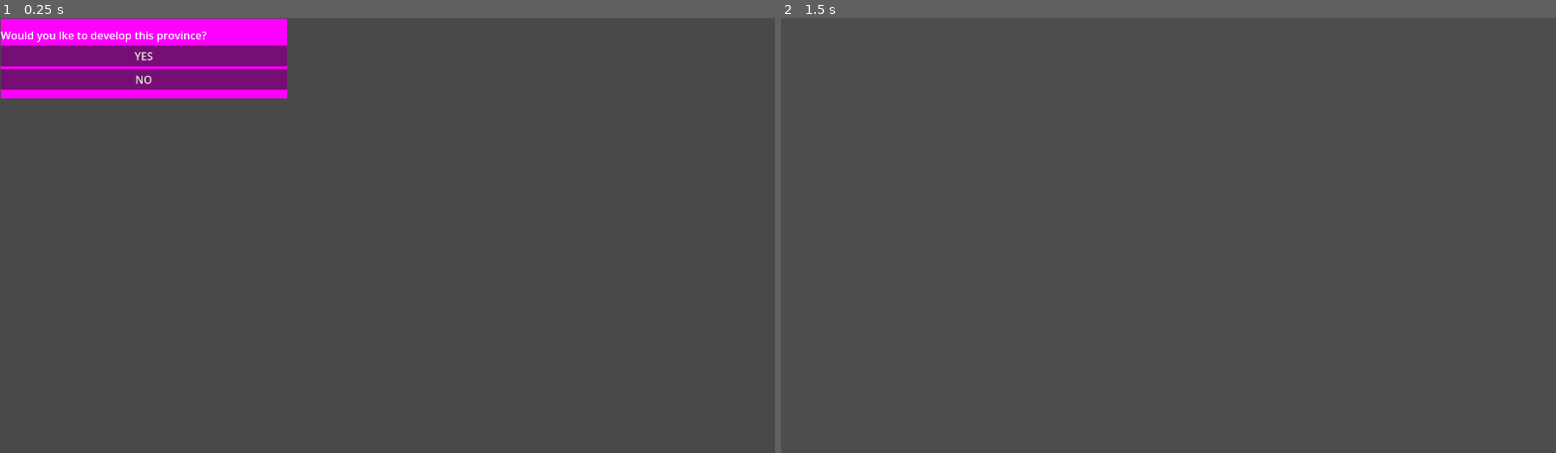
Above: before the commit, frames 1-2 (left to right).
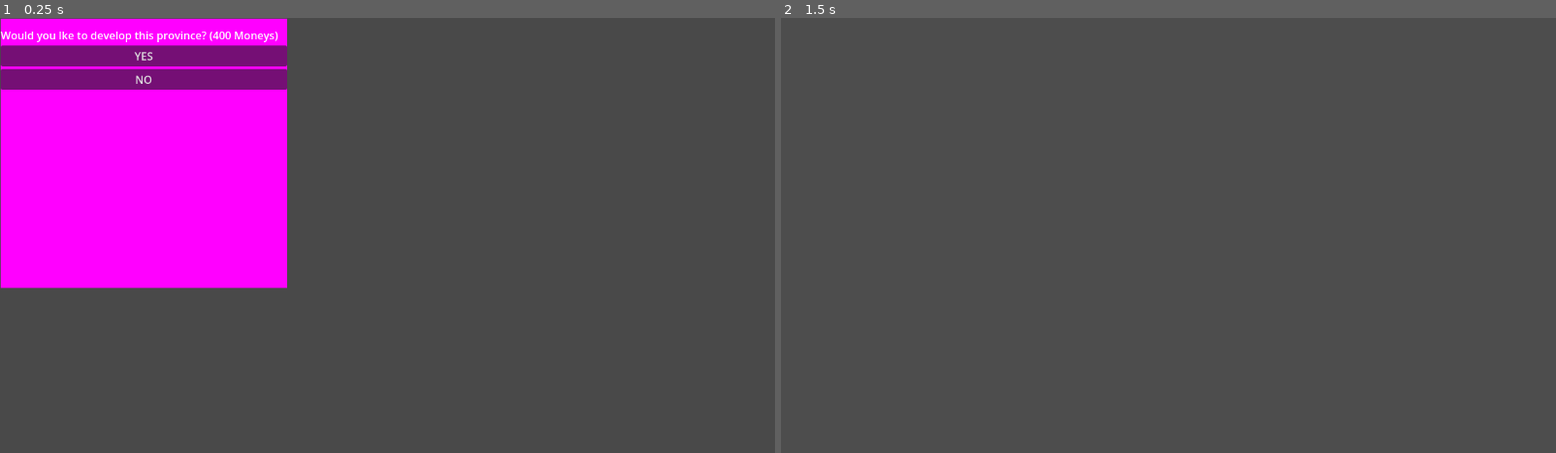
Above: after the commit, the same moments.

Repository: SSSalvan/O.M.G.A.M.M.A
Game: Godot game, scene res://scenes/develop_province.tscn
The game is run twice, just before and just after one commit, with the same random seed, the same clock (stepped at 60 frames per second) and the same inputs. This scene is started directly instead of the project's main scene.
Inputs (mouse positions are in pixels of both pictures, inside the frame that each line leads up to):
- Up to frame 1 (0.25 s): no input
- Up to frame 2 (1.5 s): click "YES" at 0.5 s; tap Enter at 1.25 s; move the mouse to (1339, 213) at 1.27 s; click (1339, 213) at 1.42 s

The runs differ from the first frame. In frame 1, 16% of the frame differs, in the area x 0-38%, y 3-63%; in frame 2, nothing differs.

Commit message:
yesking
alvan niggaalvan niggaalvan niggaalvan niggaalvan niggaalvan niggaalvan niggaalvan niggaalvan niggaalvan niggaalvan niggaalvan niggaalvan niggaalvan niggaalvan niggaalvan niggaalvan niggaalvan niggaalvan nigga

Diff:
--- a/calamity-control/scenes/develop_province.tscn
+++ b/calamity-control/scenes/develop_province.tscn
@@ -34,7 +34,7 @@
 offset_left = 1.0
 offset_top = 1.0
 offset_right = 427.0
-offset_bottom = 120.0
+offset_bottom = 402.0
 mouse_filter = 0
 texture = SubResource("Texture2DRD_fmipi")
 
@@ -43,7 +43,7 @@
 offset_top = 13.0
 offset_right = 426.0
 offset_bottom = 36.0
-text = "Would you lke to develop this province?"
+text = "Would you lke to develop this province? (400 Moneys)"
 
 [node name="YES" type="Button" parent="Action_Select/Popup"]
 layout_mode = 2
--- a/calamity-control/scripts/game_manager.gd
+++ b/calamity-control/scripts/game_manager.gd
@@ -43,4 +43,4 @@
 
 func update_resource_label():
 	resource_counter.text = "Resource: " + str (resource)
-	print("Resource Updated, Alvan Nigga, Current Resource: ", resource)
+	print("Resource Updated, Alvan Jomoks, Current Resource: ", resource)
--- a/calamity-control/scripts/province.gd
+++ b/calamity-control/scripts/province.gd
@@ -1,4 +1,5 @@
 extends Sprite2D
+@onready var game_manager = get_parent()
 
 @export var province_name: String = ""  # Name of the province
 var development_level: int = 0  # Province-specific status
@@ -16,14 +17,16 @@
 func show_development_prompt():
 	var confirm_scene = load("res://scenes/develop_province.tscn").instantiate()
 	var popup = confirm_scene.get_node("Action_Select") as DevelopProvince
-	if popup:
-		popup.confirmed.connect(self.increase_development)
-	else:
-		print("ERROR: Failed to cast confirm_scene to DevelopProvince")
+	popup.confirmed.connect(self.increase_development)
 	get_tree().current_scene.add_child(confirm_scene)
 	confirm_scene.move_to_front()
 
+
 func increase_development():
-	if development_level < 10:  # Example cap
+	if game_manager.resource >= 400:
+		game_manager.resource -= 400
 		development_level += 1
-		print(province_name + " Development increased to:", development_level)
+		game_manager.update_resource_label()
+		print(province_name + "Developed: ", development_level, " times")
+	else:
+		print("You broke AF Boy!")
